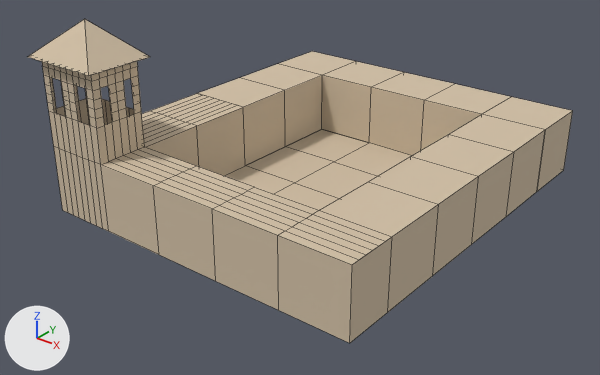
One commit to the Blender file assets/buildings/city_hall.blend: the scene before it, then after it.
Both versions are drawn from a 50 mm camera at (53.5, -48.8, 43.5) aimed at (0.5, 17.5, 2.4). Every picture has the same lights, and +X, +Y and +Z are marked at lower left. The first picture is the older version. Mesh edges are drawn as thin lines.
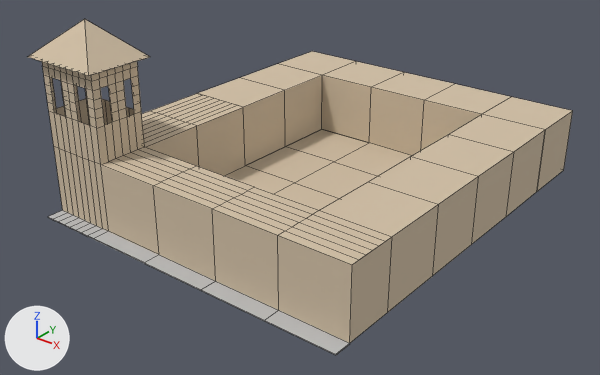
Location of each change, (x1, y1, x2, y2) in pixels of the pictures (600 x 375 px):
'Plane', reshaped
    before: (28, 19, 573, 343)
    after: (28, 19, 573, 355)
part 1 of me_plane, added
    after: (48, 210, 350, 355)

Diff of the bpy script that builds the scene:
```diff
--- a/assets/buildings/city_hall.blend.py
+++ b/assets/buildings/city_hall.blend.py
@@ mat_sidewalk @@
+mat_sidewalk = principled_material('Sidewalk')
+mat_sidewalk.base_color = (0.521, 0.521, 0.521)  # light grey #bfbfbf
+mat_sidewalk.roughness = 1.0
@@ me_plane @@
 # used by ob_plane; location = (0.0, 0.0, 0.0)
-me_plane.from_pydata(...)  # 399 vertices, 285 faces; spans x -21.0..20.0, y -1.0..46.0, z 0.0..22.0
+me_plane.from_pydata(...)  # 426 vertices, 310 faces; spans x -21.0..20.0, y -2.0..46.0, z -0.1..22.0
+# me_plane part 1
+# 14 vertices are added at x -20.0..20.0, y -2.0..0.0, z -0.1
+# 13 new vertices lie (0.0, -2.0, 0.0) away from vertices in x -20.0..20.0, y 0.0, z 0.0
+# 25 new faces join them, mat_sidewalk (light grey #bfbfbf)
 me_plane.materials.append(mat_facade)
 me_plane.materials.append(mat_roof)
+me_plane.materials.append(mat_sidewalk)  # light grey #bfbfbf
```
